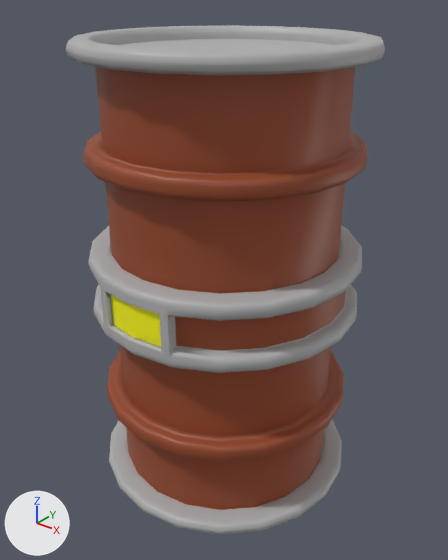
A saved change to the FBX model Assets/3D/Almacen/Contenedor_Barril_Pequeño/Contenedor_Barril_pequeño.fbx.
Camera for both pictures: a camera (50 mm lens) standing at (7.33, -3.03, 3.31) and looking at (4.94, -0.04, 1.46). The lights are fixed; the arrows at lower left show +X, +Y and +Z. Where no turn or scale is listed for an object, it has been applied to the vertices.

In view in the first picture: 'Contenedor_Barril1'.
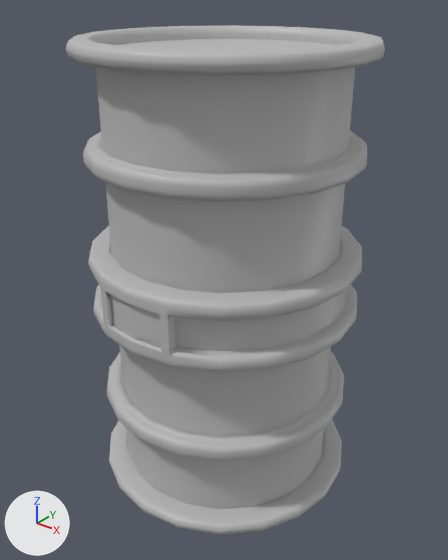
Boxes [x1, y1, x2, y2] around the edits, measured in the pictures (448 x 560 px):
part 1 of me_mesh, recoloured: [66, 25, 385, 535] in both
part 2 of me_mesh, recoloured (brown to grey): [83, 67, 367, 510] in both
part 3 of me_mesh, recoloured (yellow to grey): [111, 295, 161, 347] in both

What the commit changed:
Material 'lambert19' (mat_lambert19) is new.
Its base color is (0.5, 0.5, 0.5) (grey #bcbcbc).
me_mesh has 1694 vertices, 1710 faces and spans x -0.91..0.91, y -0.91..0.91, z 0.0..3.02.
me_mesh is used by ob_contenedor_barril1; location (4.932, -0.011, 0.0).
me_mesh part 1: all 1166 faces that had it switch from mat_metal (grey #b1b1b1) to mat_lambert19 (grey #bcbcbc).
me_mesh part 2: all 538 faces that had it switch from mat_barril (brown #984a2b) to mat_lambert19 (grey #bcbcbc).
me_mesh part 3: all 6 faces that had it switch from mat_luz (yellow #fffe00) to mat_lambert19 (grey #bcbcbc).
